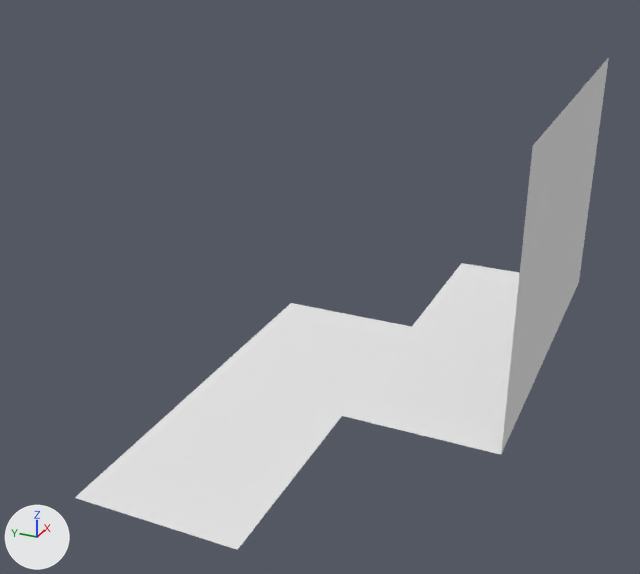
The Blender file vl.vlabs.com.ua/models/hvac/vlab.hvac.base-air-handler/vlab.hvac.base-air-handler.blend as it was, and as the next commit left it.
Both versions are drawn from a camera (50 mm lens) standing at (-6.5, -1.95, 4.53) and looking at (0.56, 1.23, 1.0). The axes (+X, +Y, +Z) are drawn at lower left. The lights are the same throughout.

The scene before the commit, as lines of its bpy script (objects in view):
```python
me_interiorgeometry = bpy.data.meshes.new('interiorGeometry')
me_interiorgeometry.from_pydata(...)  # 10 vertices, 7 faces; spans x -2.0..4.0, y -0.75..2.25, z 0.0..2.75
me_interiorgeometry.materials.append(mat_interiorgeometrymaterial)  # its picture is missing
ob_interior = bpy.data.objects.new('interior', me_interiorgeometry)
ob_interior.location = (0.0, 0.0, 0.0)
```
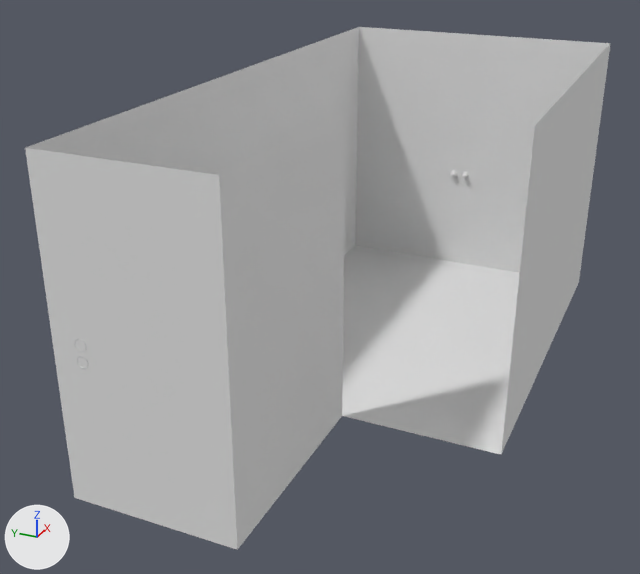
Pixel boxes [x1, y1, x2, y2] of what changed, in the pictures (640 x 574 px):
'interior', reshaped (10% wider, 6% taller): before [75, 57, 609, 550]; after [25, 27, 611, 550]
part 1 of me_interiorgeometry, built on: before [505, 57, 609, 422]; after [25, 27, 611, 550]

Diff of the bpy script that builds the scene:
```diff
--- a/vl.vlabs.com.ua/models/hvac/vlab.hvac.base-air-handler/vlab.hvac.base-air-handler.blend.py
+++ b/vl.vlabs.com.ua/models/hvac/vlab.hvac.base-air-handler/vlab.hvac.base-air-handler.blend.py
@@ me_interiorgeometry @@
 # used by ob_interior; location = (0.0, 0.0, 0.0)
-me_interiorgeometry.from_pydata(...)  # 10 vertices, 7 faces; spans x -2.0..4.0, y -0.75..2.25, z 0.0..2.75
+me_interiorgeometry.from_pydata(...)  # 372 vertices, 297 faces; spans x -2.0..4.0, y -0.75..2.25, z 0.0..2.9
+# me_interiorgeometry part 1: 1 vertex moved from x 0.0, y -0.75, z 2.75 to x 0.0, y -0.75, z 2.9; 1 vertex removed from x 4.0, y -0.75, z 2.75; 363 vertices added at x -2.0..4.0, y -0.75..2.25, z 0.0..2.9
+# me_interiorgeometry part 2: the surface is now shaded smooth
 me_interiorgeometry.materials.append(mat_interiorgeometrymaterial)
```
